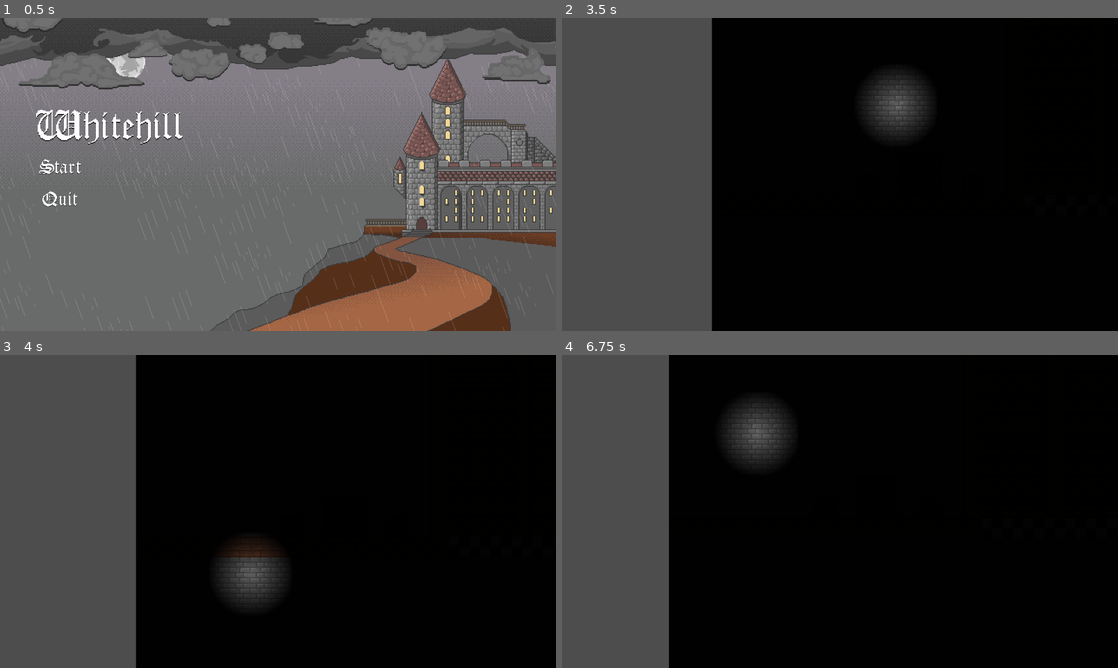
Above: before the commit, frames 1-4 (two rows, left to right).
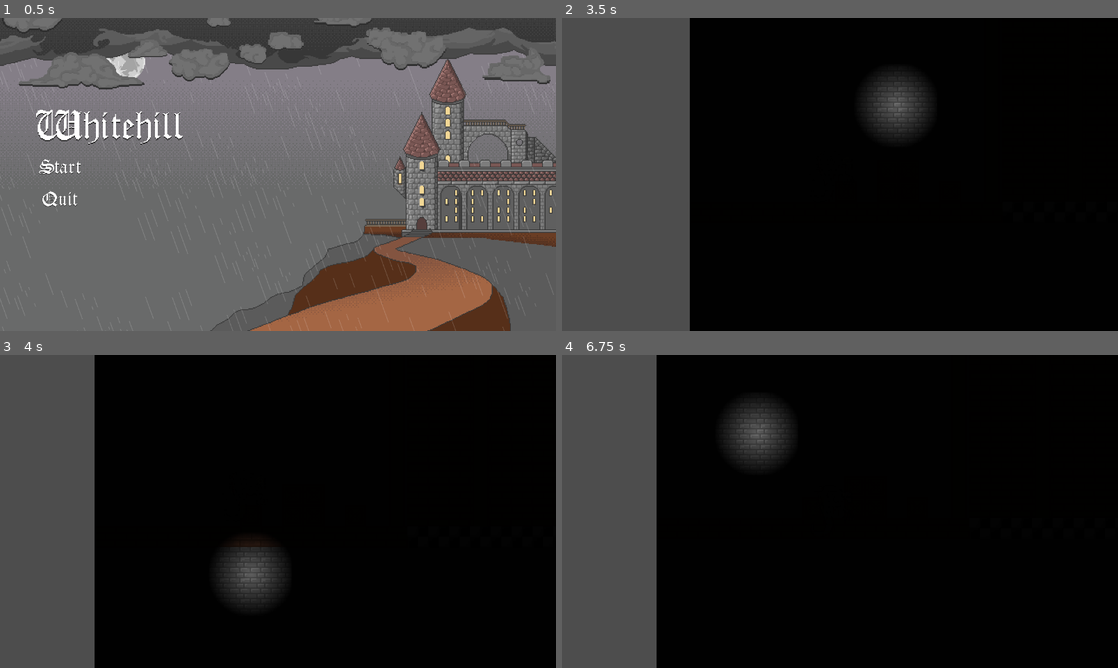
Above: after the commit, the same moments.

Repository: lestercantor/gwj-74---haunted
Game: Godot game, scene res://Art Assets/Art Scenes/MainMenuBackground.tscn
The game is run twice, just before and just after one commit, with the same random seed, the same clock (stepped at 60 frames per second) and the same inputs.
Inputs (mouse positions are in pixels of both pictures, inside the frame that each line leads up to):
- Up to frame 1 (0.5 s): no input
- Up to frame 2 (3.5 s): click (623, 168) at 0.5 s; tap Enter at 1.25 s; move the mouse to (962, 158) at 1.27 s; hold D (move_right) 1.28-2.78 s; tap Space (jump) at 1.52, 2.27, 2.75 s; move the mouse to (728, 190) at 2.02 s; move the mouse to (895, 105) at 2.77 s; hold A (move_left) from 2.78 s (still down)
- Up to frame 3 (4 s): move the mouse to (250, 574) at 3.52 s; release A (move_left) at 3.53 s; hold D (move_right) from 3.53 s (still down); tap Space (jump) at 3.77 s
- Up to frame 4 (6.75 s): move the mouse to (1006, 558) at 4.27 s; tap Space (jump) at 4.52, 5.27 s; move the mouse to (673, 464) at 5.02 s; release D (move_right) at 5.03 s; hold A (move_left) 5.03-5.78 s; move the mouse to (867, 511) at 5.77 s; hold D (move_right) 5.78-6.53 s; move the mouse to (756, 433) at 6.52 s; hold A (move_left) from 6.53 s (still down)

Frame 1 is identical in both runs. In frame 2, 4.0% of the frame differs, in the area x 23-63%, y 0-100%; in frame 3, 7.6%, in the area x 17-49%, y 0-100%; in frame 4, 2.3%.

Commit message:
added enemy sprite

Diff:
--- a/Enemy/enemy.tscn
+++ b/Enemy/enemy.tscn
@@ -1,7 +1,30 @@
-[gd_scene load_steps=5 format=3 uid="uid://datyn7j67bbd7"]
+[gd_scene load_steps=9 format=3 uid="uid://datyn7j67bbd7"]
 
 [ext_resource type="Script" path="res://Enemy/enemy.gd" id="1_gpxii"]
+[ext_resource type="Texture2D" uid="uid://vx00p2oaldfj" path="res://Art Assets/Enemy/Enemy-Sheet.png" id="2_kflnl"]
 [ext_resource type="Script" path="res://Enemy/detection_range.gd" id="2_ni1g3"]
+
+[sub_resource type="AtlasTexture" id="AtlasTexture_ysfc0"]
+atlas = ExtResource("2_kflnl")
+region = Rect2(0, 0, 64, 64)
+
+[sub_resource type="AtlasTexture" id="AtlasTexture_cdboi"]
+atlas = ExtResource("2_kflnl")
+region = Rect2(64, 0, 64, 64)
+
+[sub_resource type="SpriteFrames" id="SpriteFrames_wpm1w"]
+animations = [{
+"frames": [{
+"duration": 1.0,
+"texture": SubResource("AtlasTexture_ysfc0")
+}, {
+"duration": 1.0,
+"texture": SubResource("AtlasTexture_cdboi")
+}],
+"loop": true,
+"name": &"Main",
+"speed": 5.0
+}]
 
 [sub_resource type="CapsuleShape2D" id="CapsuleShape2D_fb34a"]
 
@@ -12,6 +35,12 @@
 collision_layer = 4
 collision_mask = 3
 script = ExtResource("1_gpxii")
+
+[node name="AnimatedSprite2D" type="AnimatedSprite2D" parent="."]
+modulate = Color(1, 1, 1, 0.607843)
+scale = Vector2(2, 2)
+sprite_frames = SubResource("SpriteFrames_wpm1w")
+animation = &"Main"
 
 [node name="FlipDirection" type="Node2D" parent="."]
 
--- a/Level/Level.tscn
+++ b/Level/Level.tscn
@@ -1,7 +1,8 @@
-[gd_scene load_steps=8 format=3 uid="uid://w5vlxb805s64"]
+[gd_scene load_steps=9 format=3 uid="uid://w5vlxb805s64"]
 
 [ext_resource type="Texture2D" uid="uid://jvhgrw0muibq" path="res://Art Assets/Tilesets/CastleTileset.png" id="1_76u6i"]
 [ext_resource type="PackedScene" uid="uid://hhnak10g0byc" path="res://Player/player.tscn" id="2_othsh"]
+[ext_resource type="PackedScene" uid="uid://datyn7j67bbd7" path="res://Enemy/enemy.tscn" id="3_iw6pf"]
 
 [sub_resource type="OccluderPolygon2D" id="OccluderPolygon2D_ey5pb"]
 polygon = PackedVector2Array(-8, -8, 8, -8, 8, 8, -8, 8)
@@ -80,3 +81,6 @@
 position = Vector2(264, 560)
 
 [node name="Camera2D" type="Camera2D" parent="Player"]
+
+[node name="Enemy" parent="." instance=ExtResource("3_iw6pf")]
+position = Vector2(201, 560)
--- a/project.godot
+++ b/project.godot
@@ -19,6 +19,7 @@
 
 window/size/viewport_width=1280
 window/size/viewport_height=720
+window/size/mode=3
 window/stretch/mode="viewport"
 <<<<<<<HEADwindow/stretch/mode="viewport"
 
Binary file added: Art Assets/Enemy/Enemy-Sheet.png
Not shown, added: Art Assets/Enemy/Enemy-Sheet.png.import
